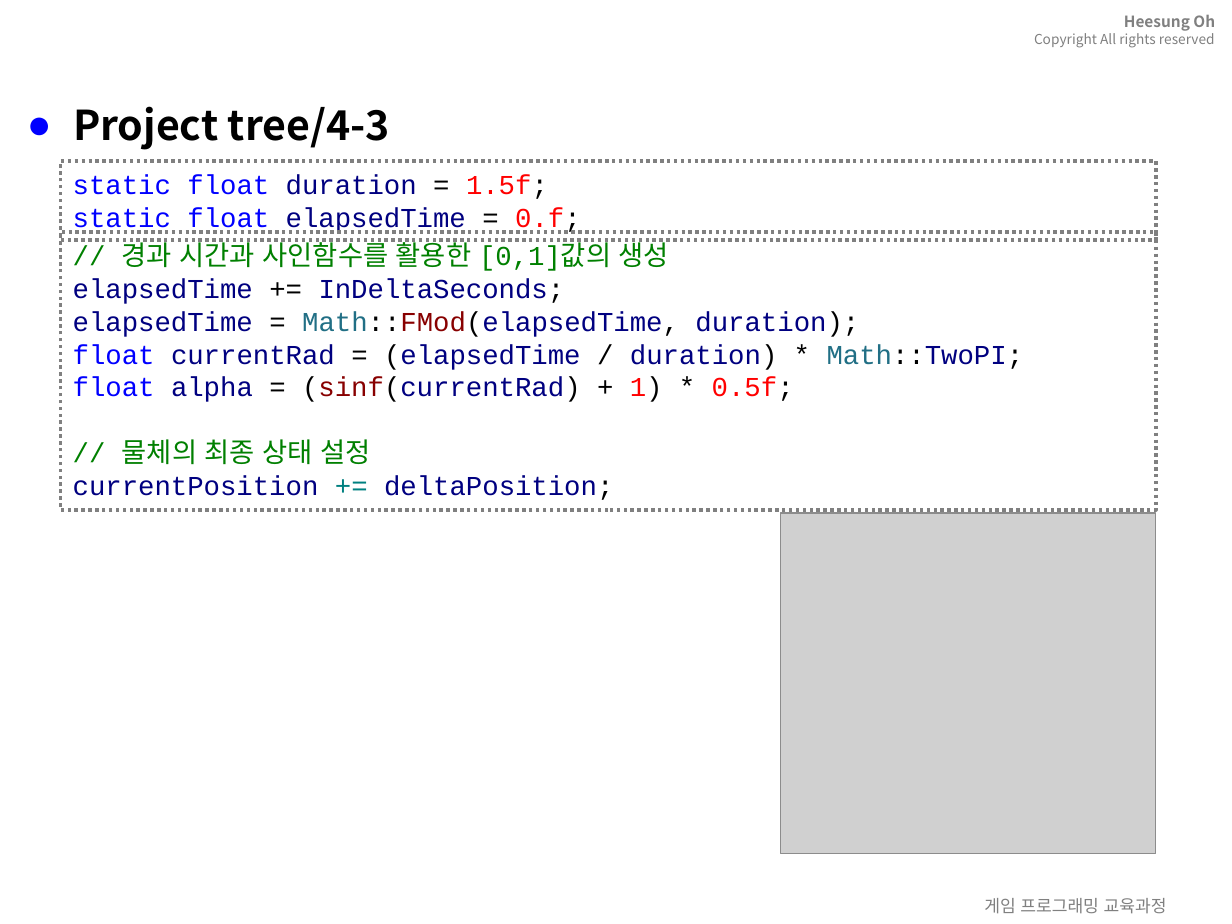
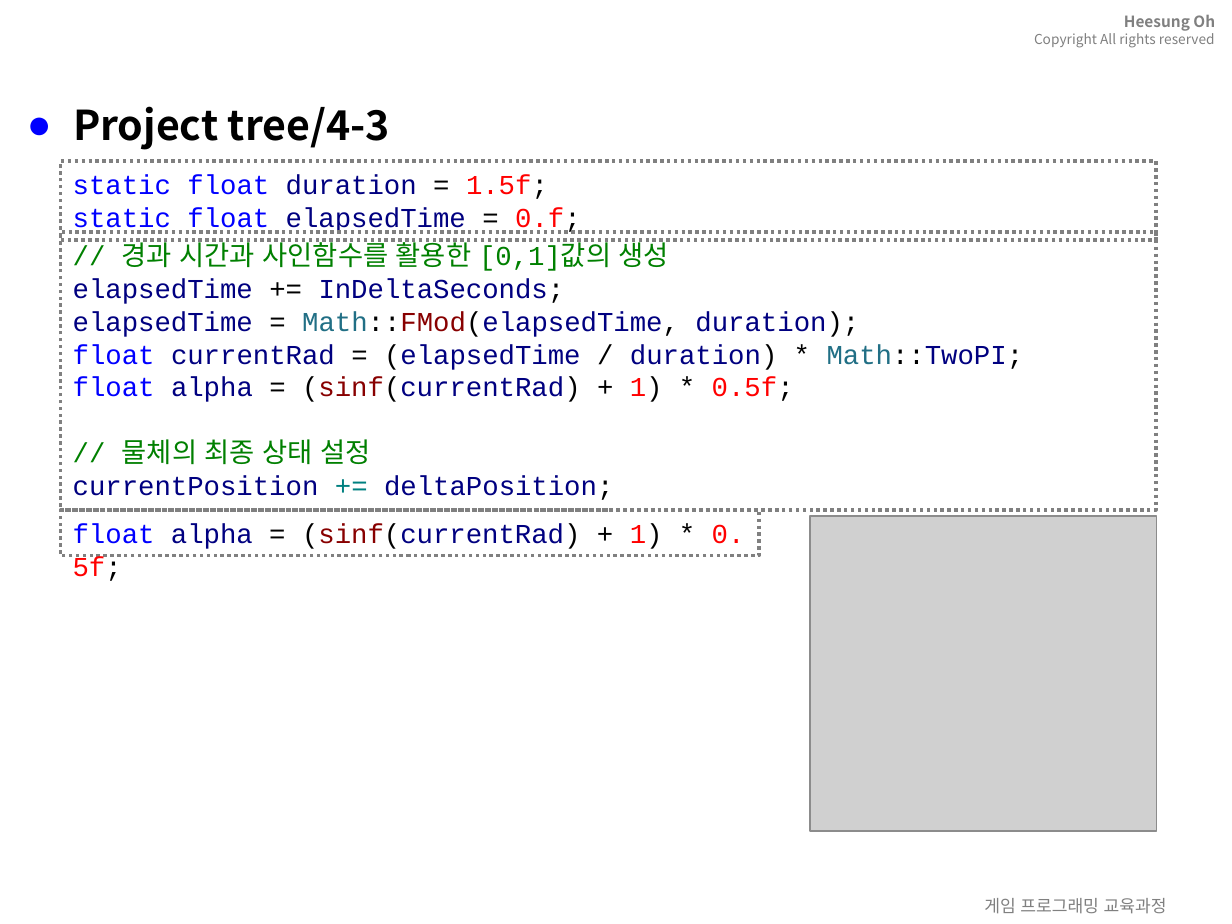
Before and after one commit to 3dapi/ef04_math, a slide deck: slide 37 of doc/mathAndPhycis.pptx (slide 33 before the commit). Drawn at 1232x924 pixels with LibreOffice and Linux fonts; fonts in the diff are those of the drawing; grey boxes stand for pictures; background and template pictures are left out. Boxes give left, top, right and bottom in pixels: in the first picture for what was removed or moved away, otherwise in the second. Text is boxed around its words. In the diff, an @@ line names an element or a change of style, - is before the commit and + after.

```diff
--- a/doc/mathAndPhycis.pptx
+++ b/doc/mathAndPhycis.pptx
@@ rectangle added at [60, 510, 759, 556], outline #808080 2 pt dashed, 16 pt, text #000080 @@
+float alpha = (sinf(currentRad) + 1) * 0.5f;
@@ picture: place and size @@
-picture at [781, 513, 1156, 853]
+picture at [809, 516, 1157, 832]
```
Also in this commit, not shown: 10 other slides changed, 16 slides added, 7 other files.
